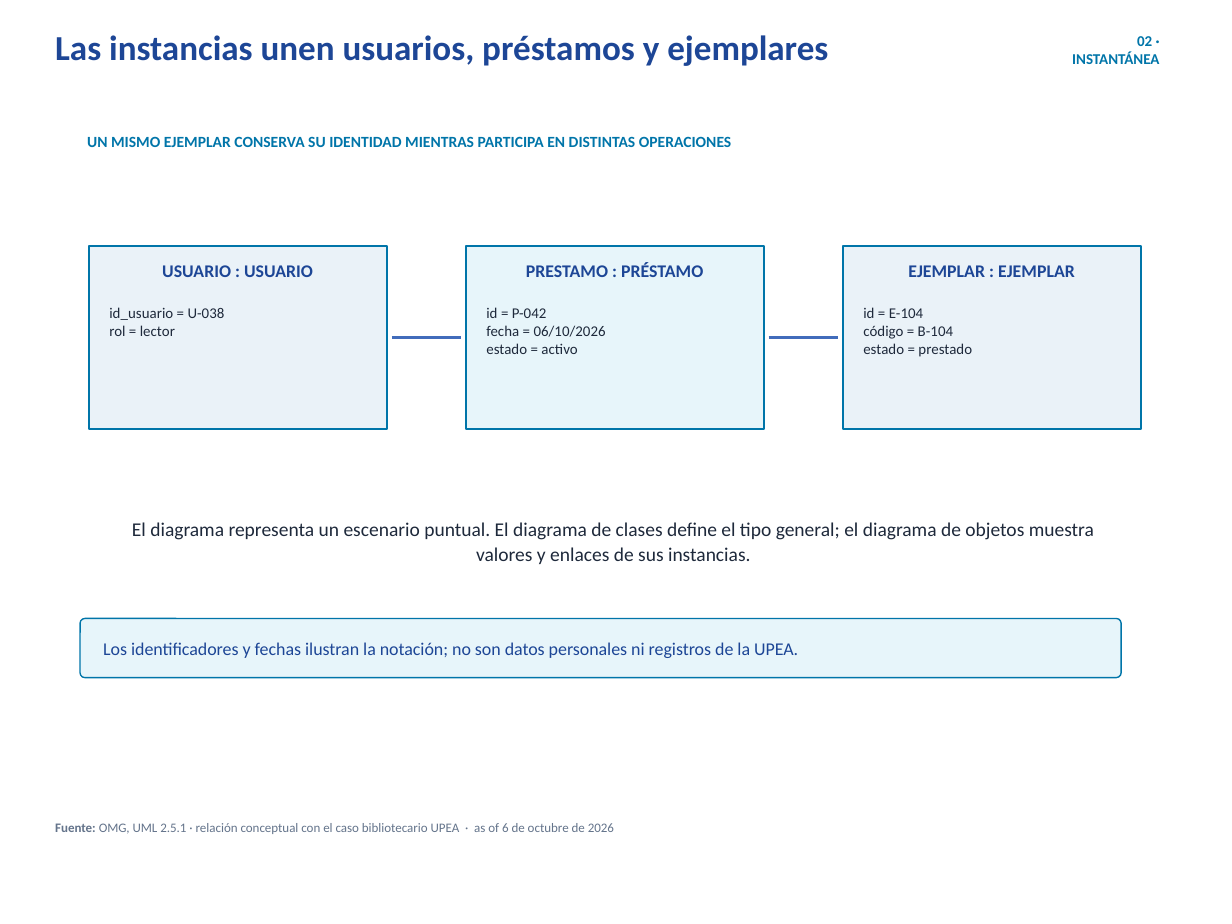
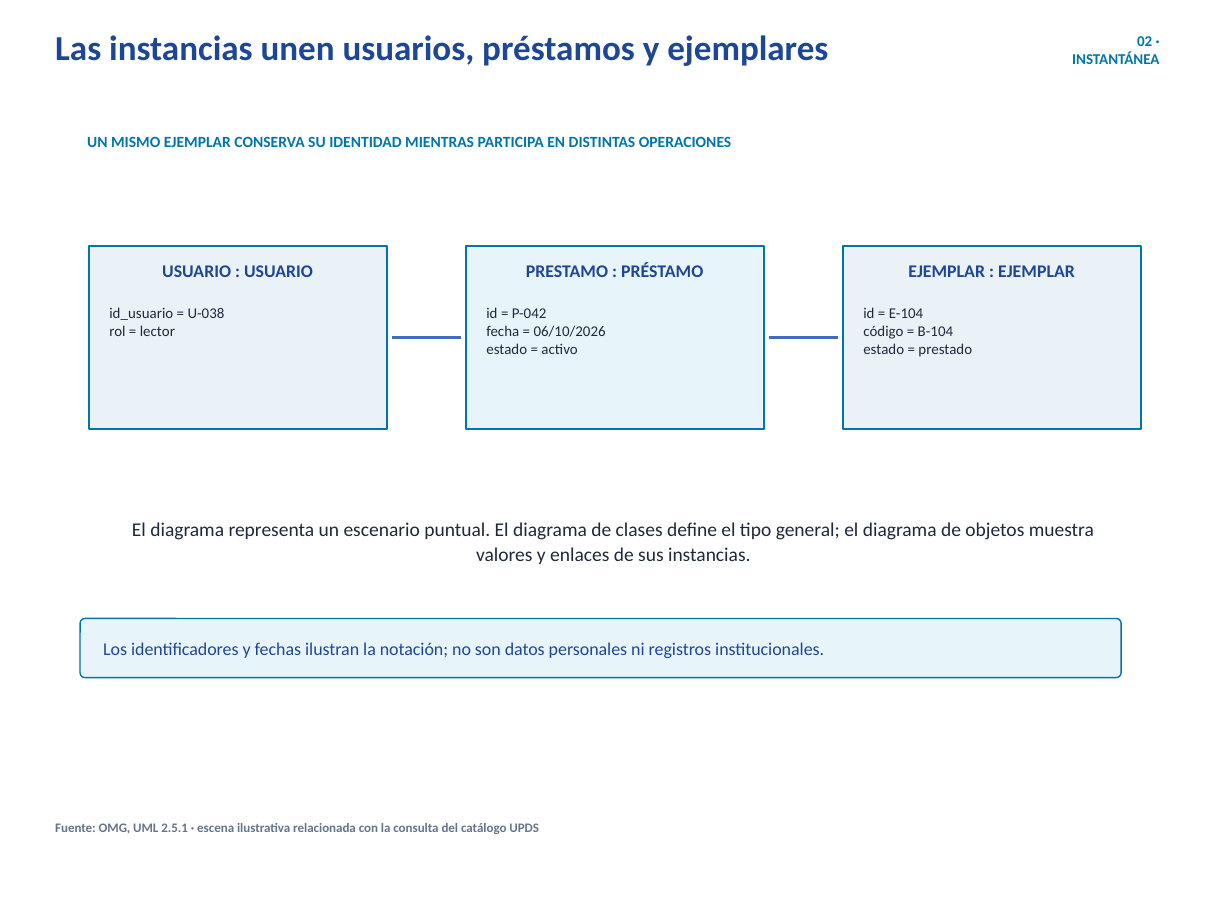
Before and after one commit to erickbravob/sistemas-informacion-i, a slide deck: slide 3 of materiales/actividad-1/tema-03-objetos-estados-v4.pptx. Drawn at 1232x924 pixels with LibreOffice and Linux fonts; fonts in the diff are those of the drawing; background and template pictures are left out. Boxes give left, top, right and bottom in pixels: in the first picture for what was removed or moved away, otherwise in the second. Text is boxed around its words. In the diff, an @@ line names an element or a change of style, - is before the commit and + after.

Commit message:
Actualiza evidencia bibliográfica y caso UPDS

```diff
--- a/materiales/actividad-1/tema-03-objetos-estados-v4.pptx
+++ b/materiales/actividad-1/tema-03-objetos-estados-v4.pptx
@@ text at [103,642,824,658]: text changed @@
-Los identificadores y fechas ilustran la notación; no son datos personales ni registros de la UPEA.
+Los identificadores y fechas ilustran la notación; no son datos personales ni registros institucionales.
@@ text at [55,823,539,834]: text changed; bold on @@
-Fuente: OMG, UML 2.5.1 · relación conceptual con el caso bibliotecario UPEA · as of 6 de octubre de 2026
+Fuente: OMG, UML 2.5.1 · escena ilustrativa relacionada con la consulta del catálogo UPDS
```
Also in this commit, not shown: 4 other slides changed, 20 other files.
